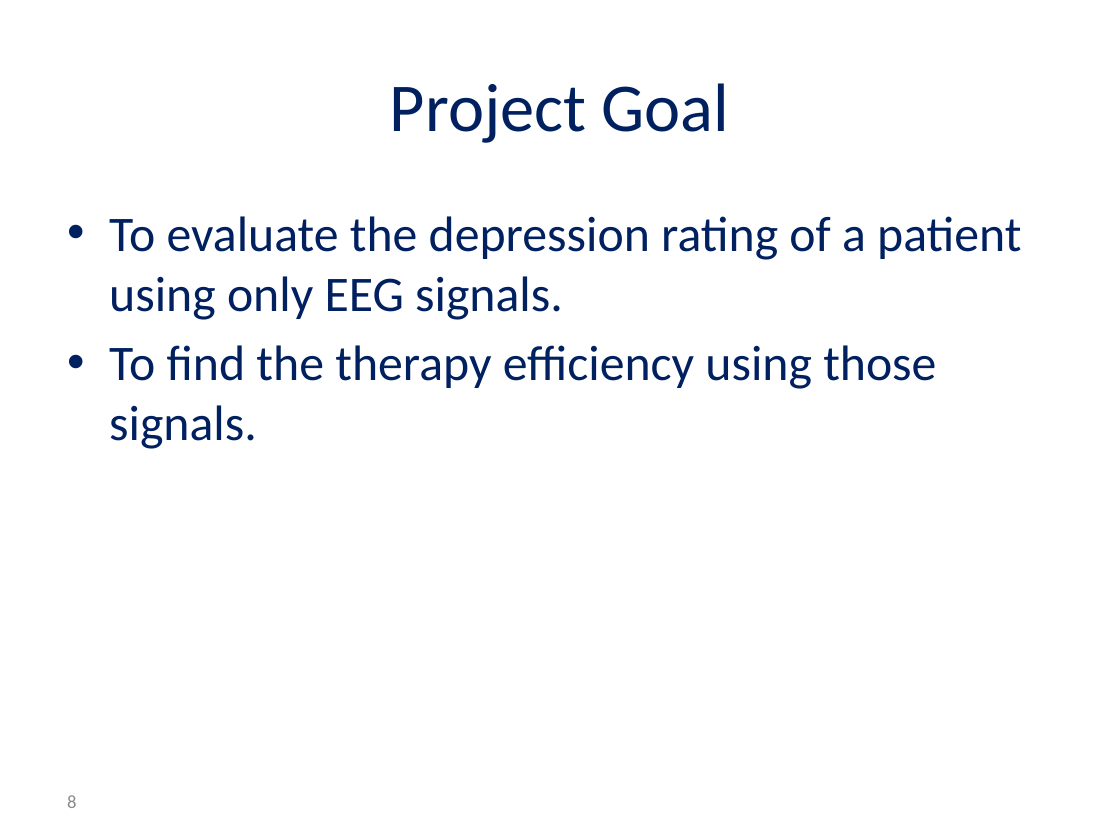
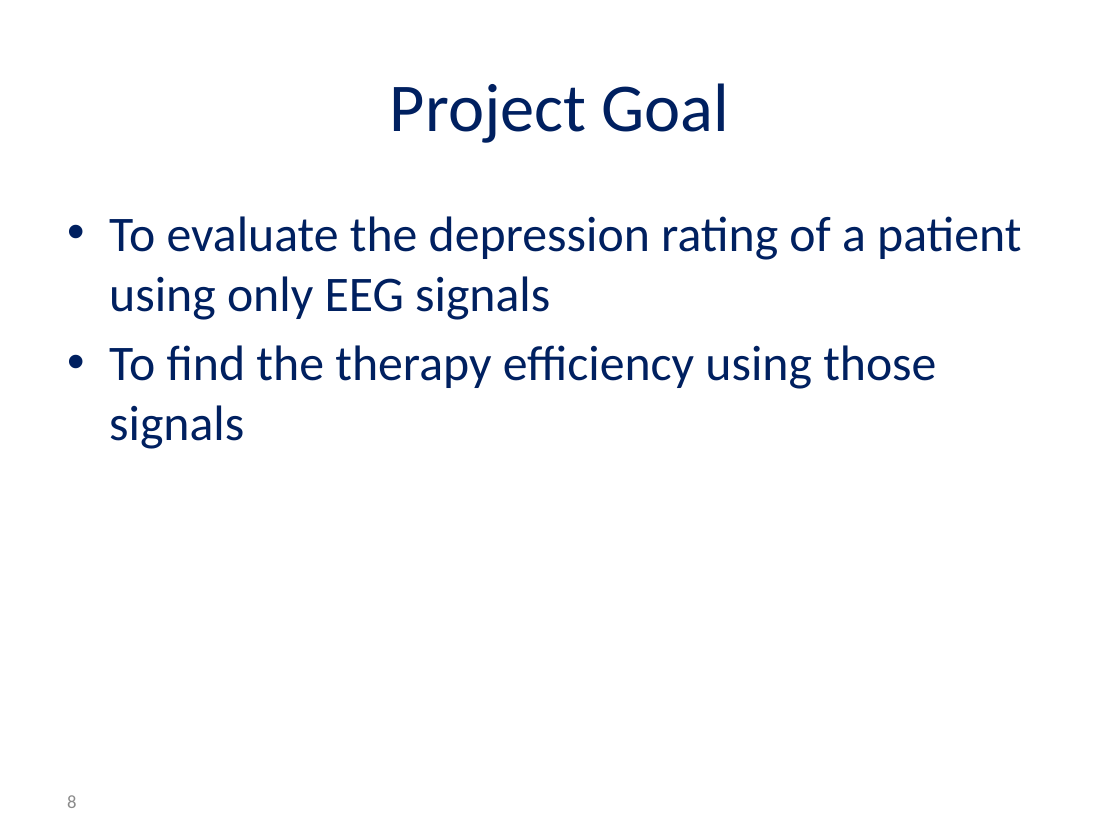
Before and after one commit to reggevlivney/BrainSway, a slide deck: slide 8 of Project_Midterm_Presentation.pptx. Drawn at 1120x840 pixels with LibreOffice and Linux fonts; fonts in the diff are those of the drawing; background and template pictures are left out. Boxes give left, top, right and bottom in pixels: in the first picture for what was removed or moved away, otherwise in the second. Text is boxed around its words. In the diff, an @@ line names an element or a change of style, - is before the commit and + after.

```diff
--- a/Project_Midterm_Presentation.pptx
+++ b/Project_Midterm_Presentation.pptx
@@ text at [109,216,1021,449]: text changed @@
-• To evaluate the depression rating of a patient using only EEG signals.
-• To find the therapy efficiency using those signals.
+• To evaluate the depression rating of a patient using only EEG signals
+• To find the therapy efficiency using those signals
```
Also in this commit, not shown: 10 other slides changed, 7 slides added, 3 slides removed, 9 other files.
